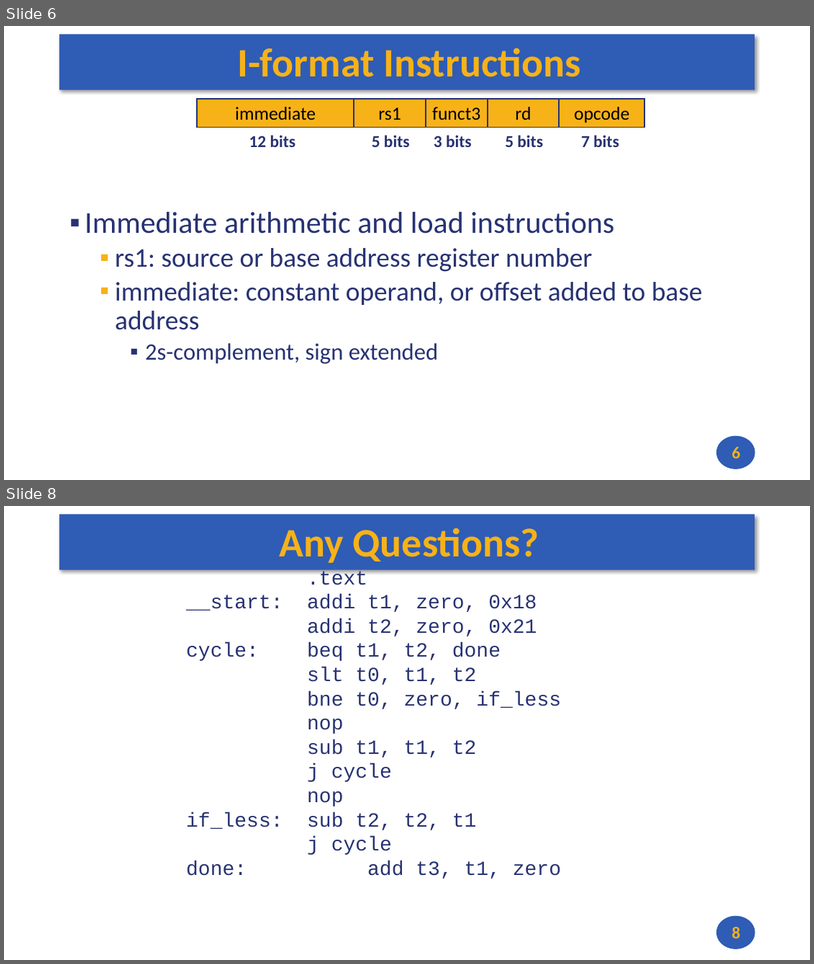
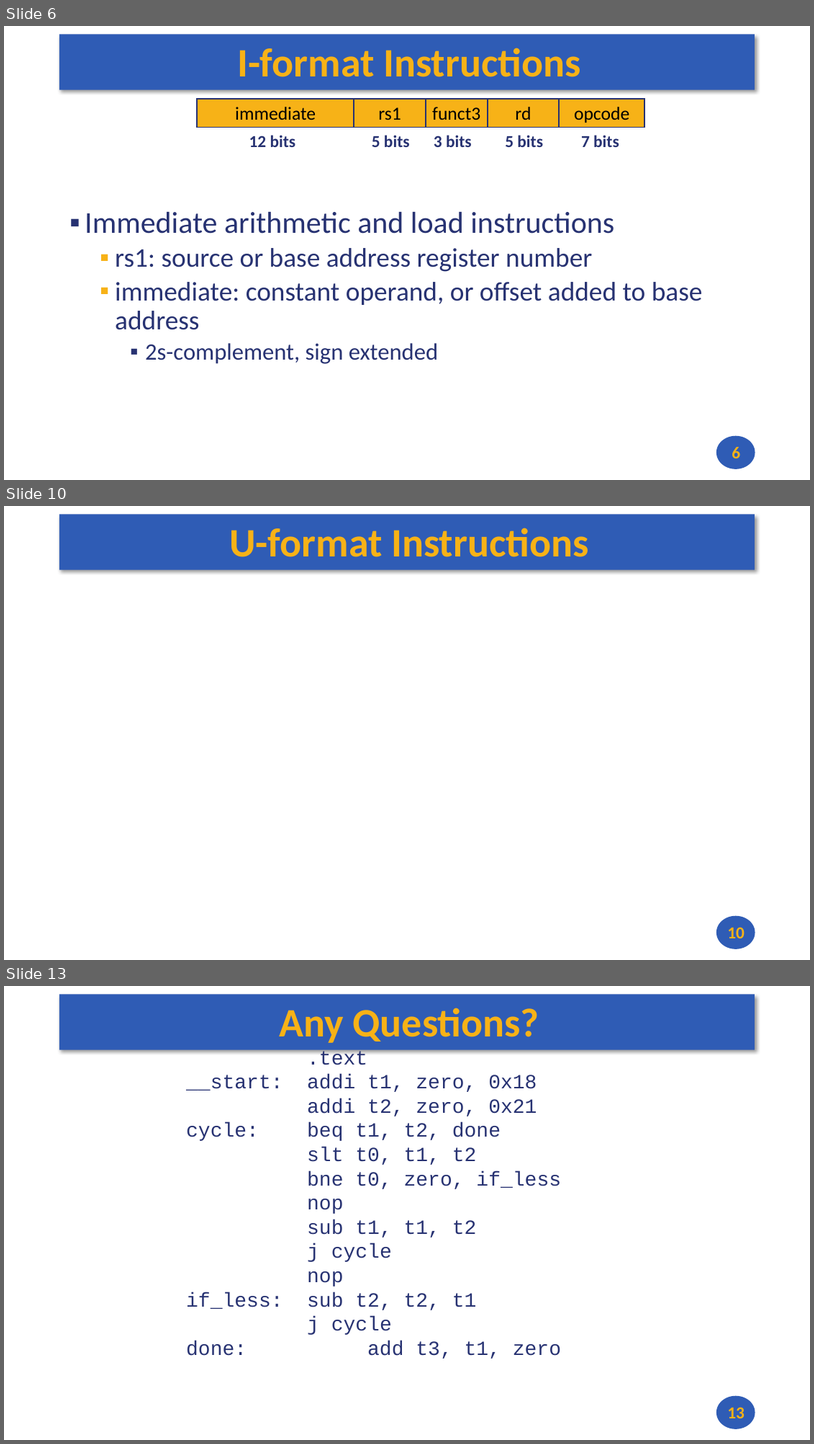
Before and after one commit to andrewt0301/hse-acos-course, a slide deck: docs/part1ca/04_Instructions/CA_Lecture_04.pptx. Shown one above the other, each under a label of ours: slides 6 and 8 before the commit, slides 6, 10 and 13 after it; the slides between them are not shown. The pictures are 814x964 and 814x1444 pixels, drawn with LibreOffice and Linux fonts; fonts in the diff are those of the drawing. Boxes give left, top, right and bottom in pixels: in the first picture for what was removed or moved away, otherwise in the second. Text is boxed around its words. In the diff, an @@ line names an element or a change of style, - is before the commit and + after.

```diff
--- a/docs/part1ca/04_Instructions/CA_Lecture_04.pptx
+++ b/docs/part1ca/04_Instructions/CA_Lecture_04.pptx
@@ slide 10 added at <box>4,506,810,960</box>, background #FFFFFF; not listed: 2 template elements that a slide beside it also shows @@
@@ title added at <box>229,528,589,557</box>, 48 pt, text #F7B217, bold @@
+U-format Instructions
@@ page number added at <box>728,926,745,938</box>, 20 pt, text #F7B217, bold @@
+10
@@ what was slide 8 is now slide 13 @@
@@ page number at <box>728,1406,745,1418</box>: text changed @@
-8
+13
```
Also in this commit, not shown: 1 slide changed, 4 other slides added.
